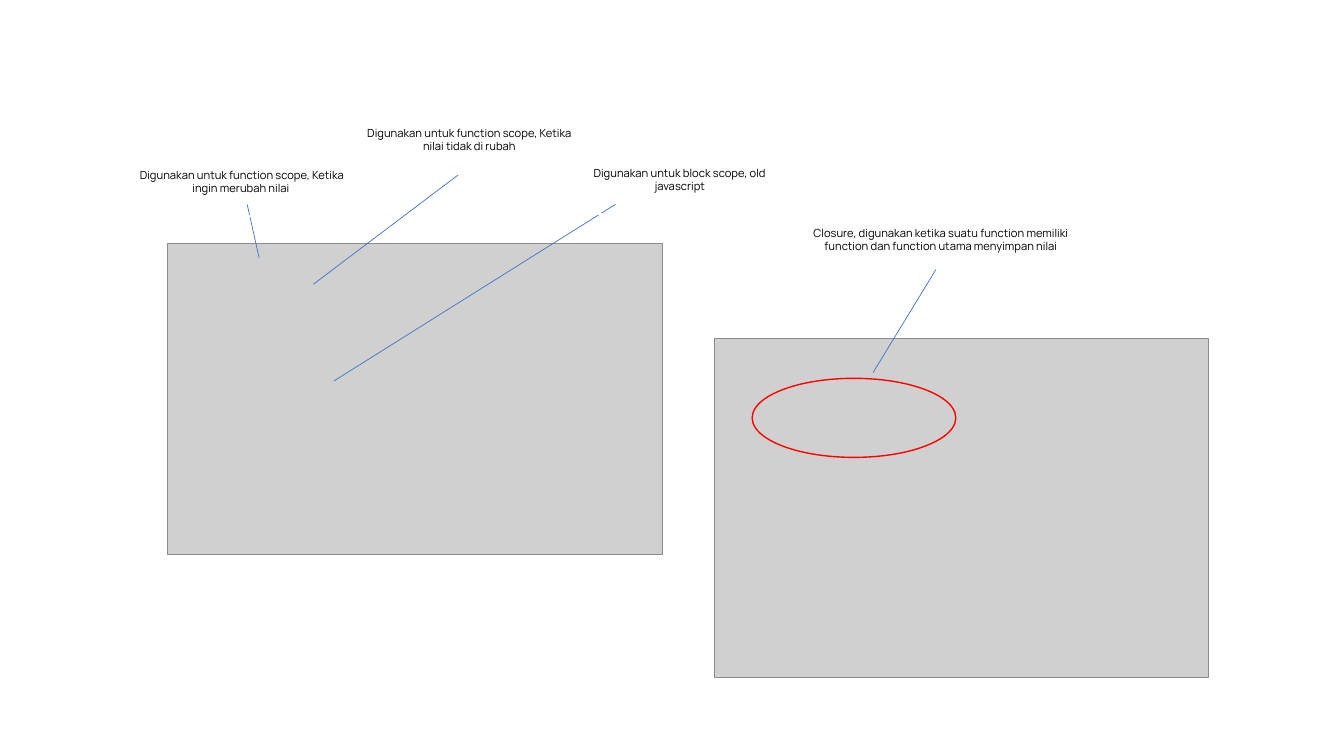
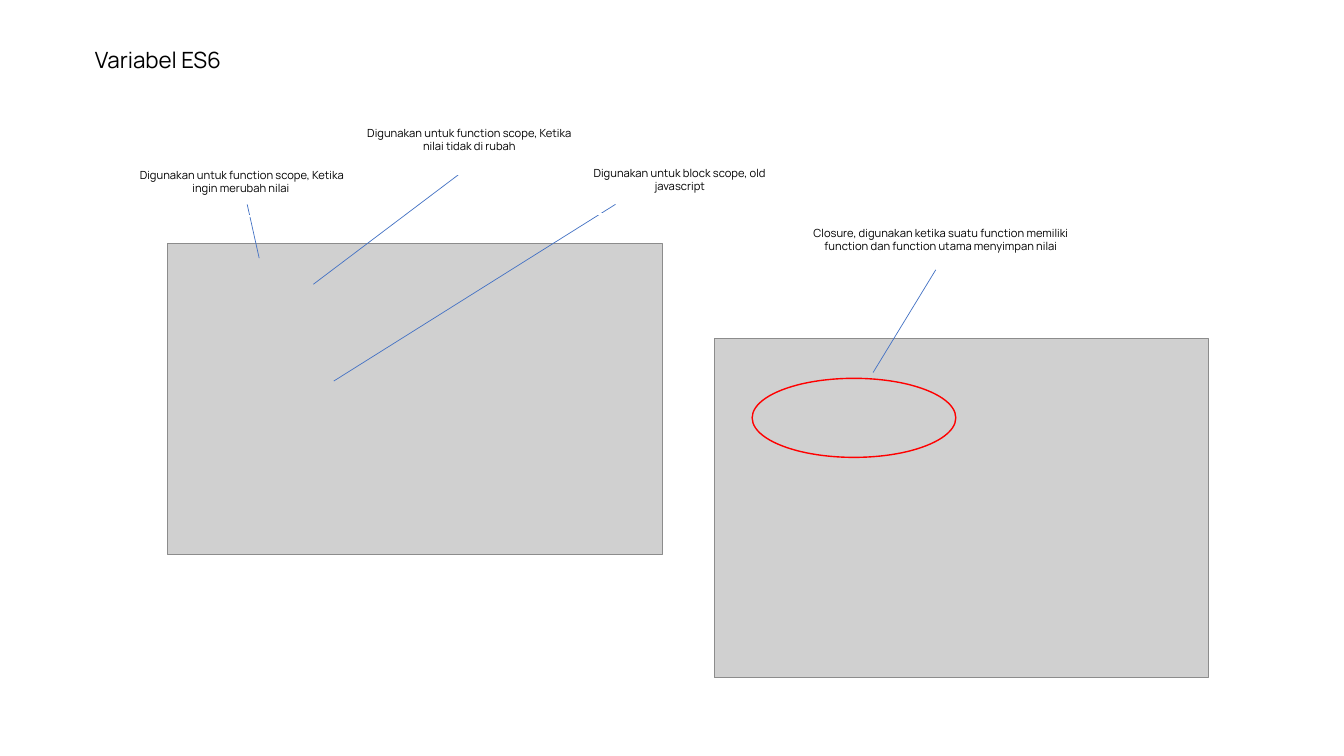
Before and after one commit to saddam-satria/learning-material, a slide deck: slide 2 of march/week-1/meeting-2/PPT.pptx. Drawn at 1344x756 pixels with LibreOffice and Linux fonts; fonts in the diff are those of the drawing; grey boxes stand for pictures. Boxes give left, top, right and bottom in pixels: in the first picture for what was removed or moved away, otherwise in the second. Text is boxed around its words. In the diff, an @@ line names an element or a change of style, - is before the commit and + after.

```diff
--- a/march/week-1/meeting-2/PPT.pptx
+++ b/march/week-1/meeting-2/PPT.pptx
@@ text added at [95, 51, 221, 69], 16 pt, text #000000 @@
+Variabel ES6
```
Also in this commit, not shown: 8 other slides changed, 2 slides added, 9 other files.
